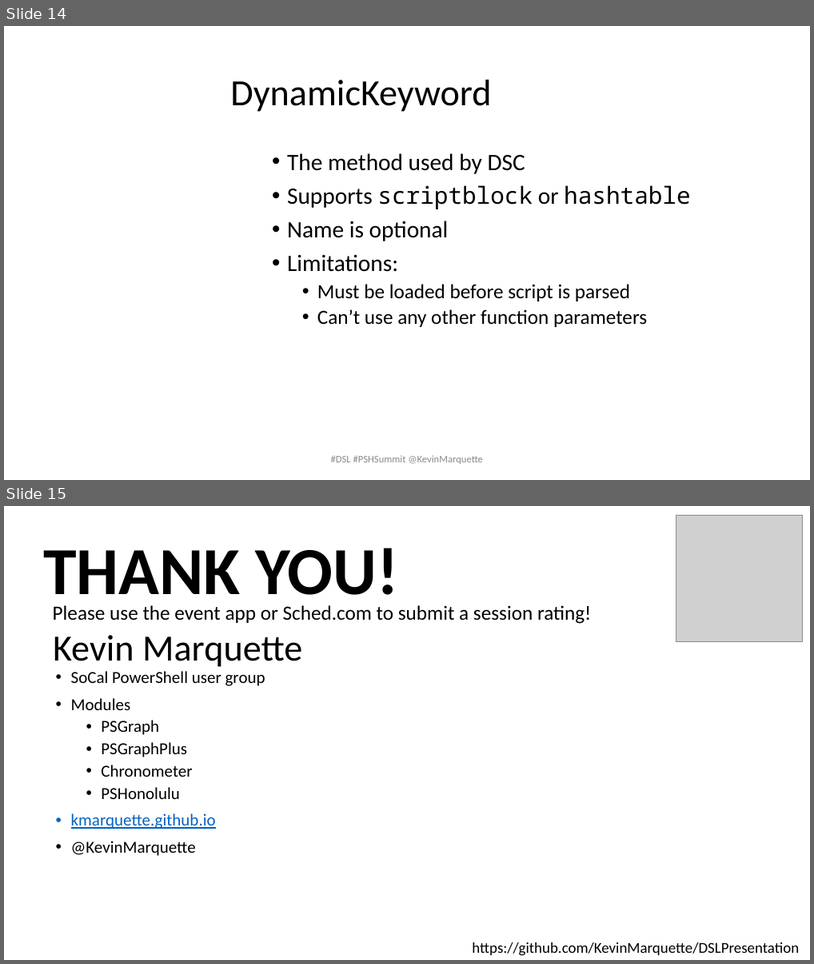
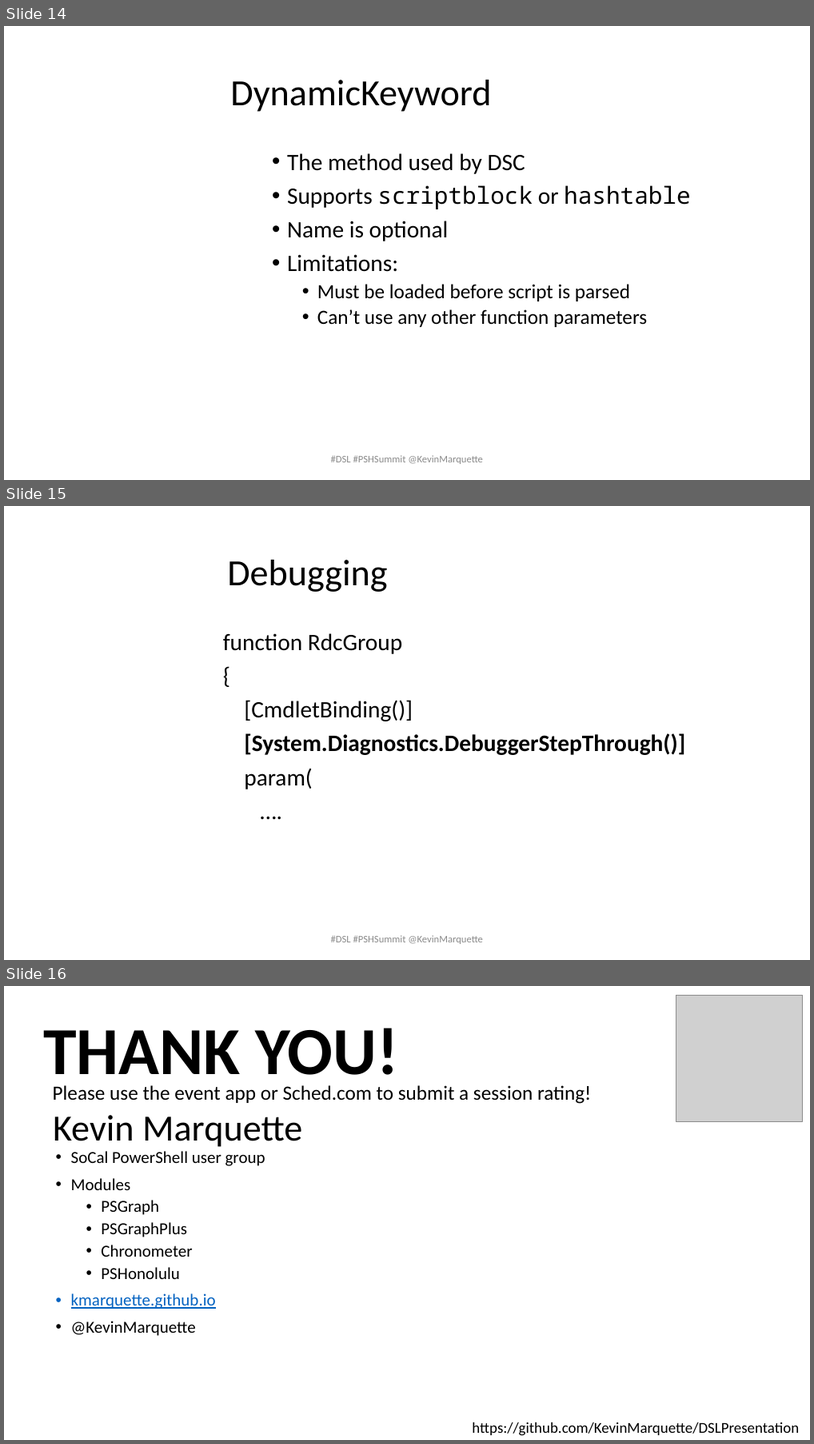
Before and after one commit to KevinMarquette/DSLPresentation, a slide deck: PSSummit-DSL-20180408.pptx. Shown one above the other, each under a label of ours: slides 14 and 15 before the commit, slides 14, 15 and 16 after it. The pictures are 814x964 and 814x1444 pixels, drawn with LibreOffice and Linux fonts; fonts in the diff are those of the drawing; grey boxes stand for pictures; background and template pictures are left out. Boxes give left, top, right and bottom in pixels: in the first picture for what was removed or moved away, otherwise in the second. Text is boxed around its words. In the diff, an @@ line names an element or a change of style, - is before the commit and + after.

```diff
--- a/PSSummit-DSL-20180408.pptx
+++ b/PSSummit-DSL-20180408.pptx
@@ slide 15 added at (x1=4, y1=506, x2=810, y2=960), background #FFFFFF @@
@@ title added at (x1=227, y1=560, x2=387, y2=592), 44 pt, text #000000 @@
+Debugging
@@ text added at (x1=223, y1=633, x2=686, y2=789), 28 pt, text #000000 @@
+function RdcGroup
+{
+[CmdletBinding()]
+[System.Diagnostics.DebuggerStepThrough()]
+param(
+….
@@ text added at (x1=331, y1=935, x2=482, y2=944), 12 pt, text #8C8C8C @@
+#DSL #PSHSummit @KevinMarquette
@@ what was slide 15 is now slide 16 @@
```
Also in this commit, not shown: 2 slides changed, 2 other files.
